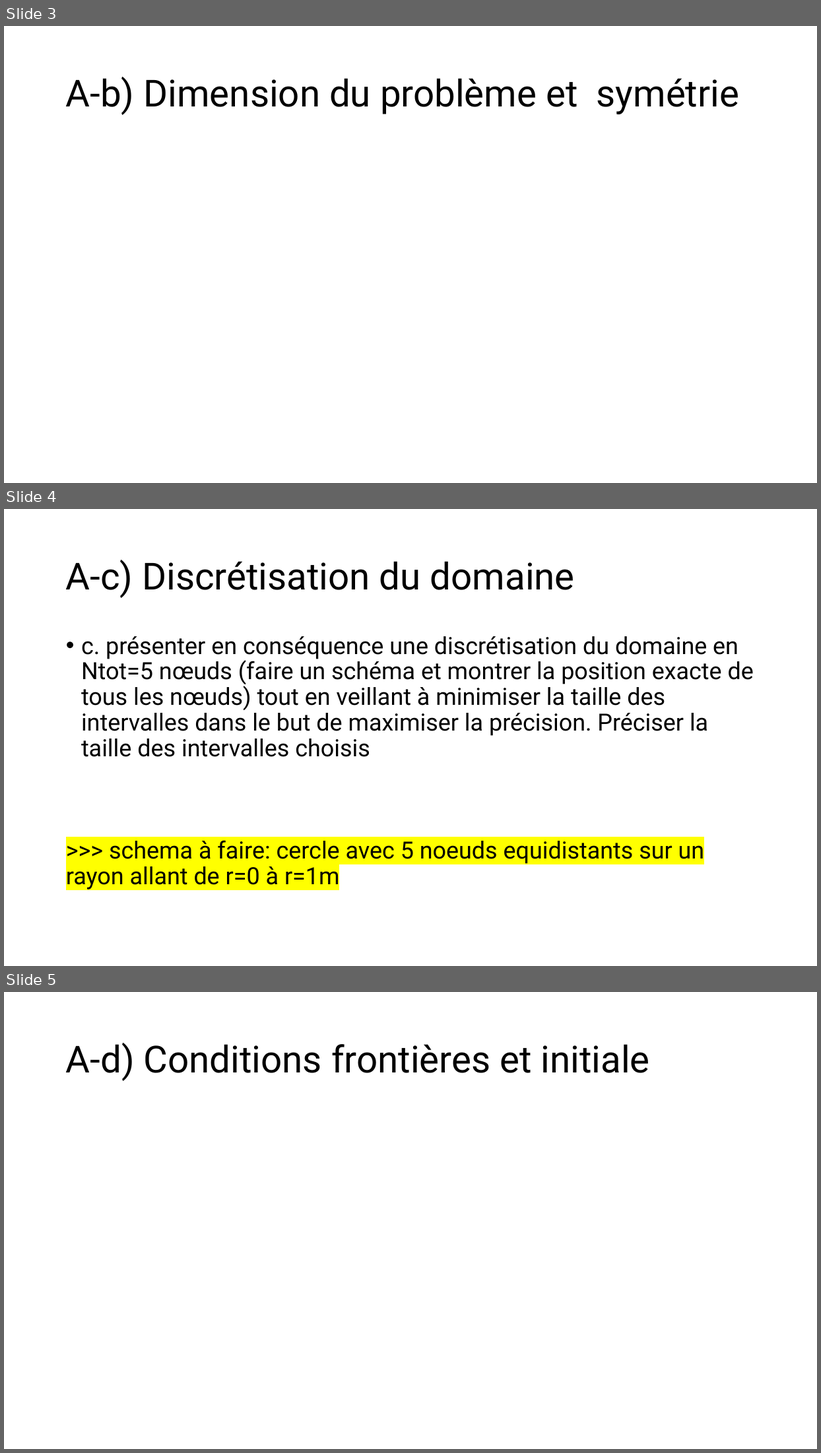
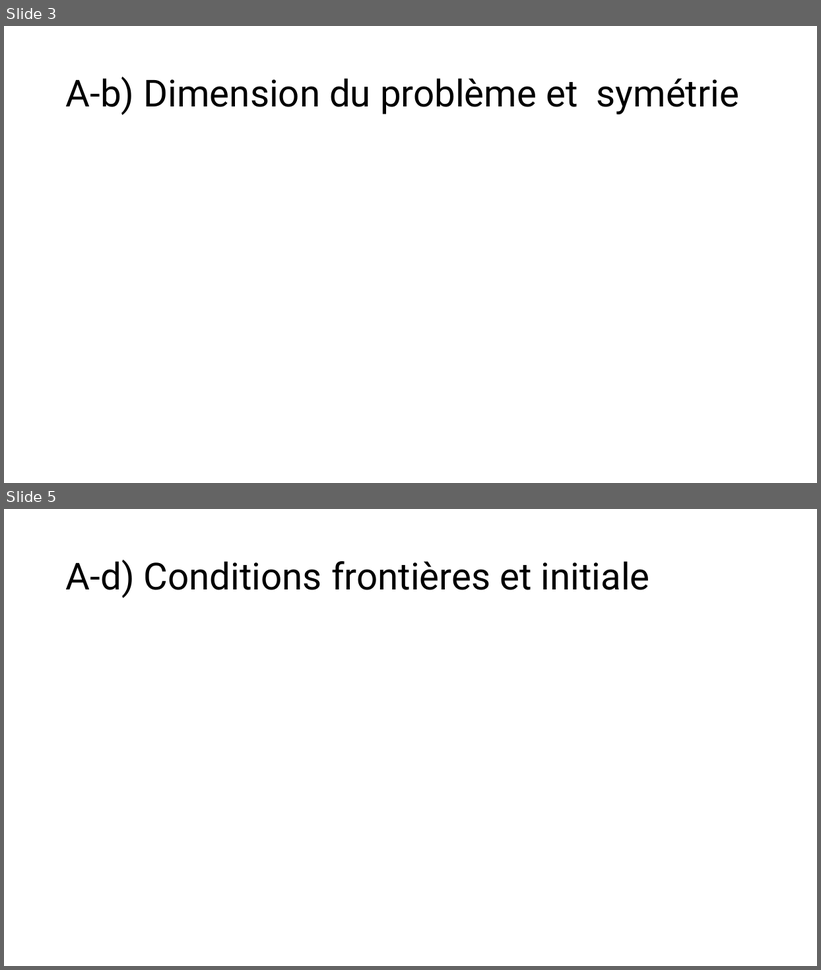
Before and after one commit to mehdibendaya/MEC8211-DEV1, a slide deck: Devoir_1.pptx. Shown one above the other, each under a label of ours: slides 3, 4 and 5 before the commit, slides 3 and 5 after it; the slides between them are not shown. The pictures are 821x1453 and 821x970 pixels, drawn with LibreOffice and Linux fonts; fonts in the diff are those of the drawing; grey boxes stand for pictures. Boxes give left, top, right and bottom in pixels: in the first picture for what was removed or moved away, otherwise in the second. Text is boxed around its words. In the diff, an @@ line names an element or a change of style, - is before the commit and + after.

```diff
--- a/Devoir_1.pptx
+++ b/Devoir_1.pptx
@@ slide 4 removed at [4, 509, 817, 966], background #FFFFFF @@
@@ title removed at [66, 560, 575, 598] @@
-A-c) Discrétisation du domaine
@@ text removed at [66, 636, 754, 890] @@
-• c. présenter en conséquence une discrétisation du domaine en Ntot=5 nœuds (faire un schéma et montrer la position exacte de tous les nœuds) tout en veillant à minimiser la taille des intervalles dans le but de maximiser la précision. Préciser la taille des intervalles choisis
->>> schema à faire: cercle avec 5 noeuds equidistants sur un rayon allant de r=0 à r=1m
```
Also in this commit, not shown: 2 slides changed, 2 slides added.
